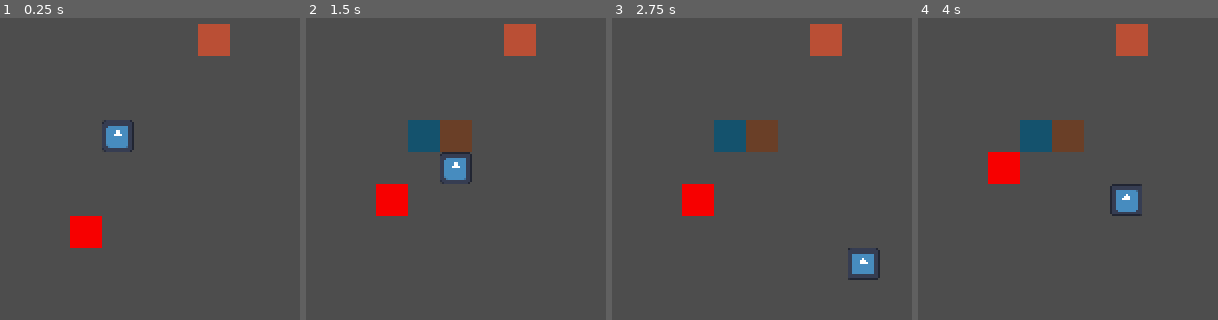
Above: before the commit, frames 1-4 (left to right).
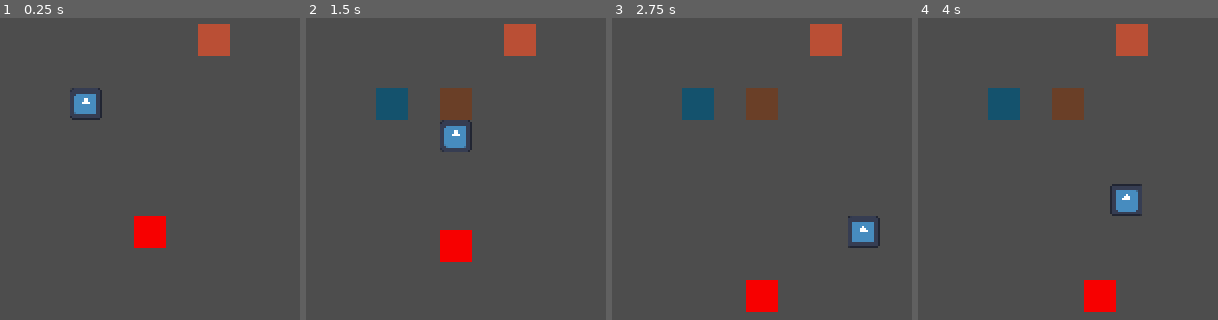
Above: after the commit, the same moments.

Repository: 0ctodice/Brackeys-Game-Jam-2025.2
Game: Godot game, scene res://Scenes/world.tscn
Same seed, same stepped clock (60 frames per second), same inputs: the game is played once before the commit and once after it. The engine's default icon, where the game draws it, is replaced by a stand-in: a white triangle on a blue panel in a dark square.
Inputs:
- Up to frame 1 (0.25 s): no input
- Up to frame 2 (1.5 s): tap Enter (ui_accept) at 0.5, 0.77, 1.25 s; hold Right (ui_right) 0.53-1.28 s; hold Down (ui_down) from 1.28 s (still down)
- Up to frame 3 (2.75 s): tap Enter (ui_accept) at 1.52 s; release Down (ui_down) at 2.03 s; hold Right (ui_right) from 2.03 s (still down)
- Up to frame 4 (4 s): release Right (ui_right) at 2.78 s; hold Up (ui_up) 2.78-3.53 s; tap Enter (ui_accept) at 3.02, 3.77 s; hold Left (ui_left) from 3.53 s (still down)

The runs differ from the first frame. In frame 1, 3.5% of the frame differs, in the area x 23-56%, y 23-77%; in frame 2, 7.4%; in frame 3, 8.0%, in the area x 23-90%, y 23-98%; in frame 4, 6.8%.

Commit message:
children fully functionnal, some bug fix to do

Diff:
--- a/Scenes/gift.tscn
+++ b/Scenes/gift.tscn
@@ -5,13 +5,12 @@
 [sub_resource type="CanvasTexture" id="CanvasTexture_wnhmm"]
 
 [sub_resource type="RectangleShape2D" id="RectangleShape2D_hn5kd"]
-size = Vector2(16, 16)
+size = Vector2(14, 14)
 
-[node name="Gift" type="RigidBody2D"]
+[node name="Gift" type="Area2D"]
 z_index = -1
 collision_layer = 4
-collision_mask = 0
-gravity_scale = 0.0
+collision_mask = 16
 script = ExtResource("1_1b1os")
 
 [node name="Sprite2D" type="Sprite2D" parent="."]
@@ -20,3 +19,5 @@
 
 [node name="CollisionShape2D" type="CollisionShape2D" parent="."]
 shape = SubResource("RectangleShape2D_hn5kd")
+
+[connection signal="body_entered" from="." to="." method="_on_body_entered"]
--- a/Scenes/naughty_child.tscn
+++ b/Scenes/naughty_child.tscn
@@ -5,7 +5,7 @@
 [sub_resource type="CanvasTexture" id="CanvasTexture_lrpdm"]
 
 [sub_resource type="RectangleShape2D" id="RectangleShape2D_lrpdm"]
-size = Vector2(16, 16)
+size = Vector2(14, 14)
 
 [node name="NaughtyChild" type="RigidBody2D"]
 modulate = Color(0.968587, 5.67943e-06, 7.70092e-07, 1)
@@ -22,7 +22,9 @@
 shape = SubResource("RectangleShape2D_lrpdm")
 
 [node name="SantaCollider" type="RayCast2D" parent="."]
-target_position = Vector2(0, 80)
+target_position = Vector2(0, -80)
+collision_mask = 5
+collide_with_areas = true
 
 [node name="RayUp" type="RayCast2D" parent="."]
 target_position = Vector2(0, -16)
--- a/Scenes/player.tscn
+++ b/Scenes/player.tscn
@@ -47,5 +47,5 @@
 [node name="CollisionShape2D" type="CollisionShape2D" parent="GiftCollider"]
 shape = SubResource("RectangleShape2D_6t5aa")
 
-[connection signal="body_entered" from="GiftCollider" to="." method="_on_gift_collider_body_entered"]
-[connection signal="body_exited" from="GiftCollider" to="." method="_on_gift_collider_body_exited"]
+[connection signal="area_entered" from="GiftCollider" to="." method="_on_gift_collider_area_entered"]
+[connection signal="area_exited" from="GiftCollider" to="." method="_on_gift_collider_area_exited"]
--- a/Scenes/world.tscn
+++ b/Scenes/world.tscn
@@ -10,7 +10,7 @@
 [node name="World" type="Node2D"]
 
 [node name="Player" parent="." instance=ExtResource("1_a02cp")]
-position = Vector2(120, 88)
+position = Vector2(104, 72)
 
 [node name="StaticBody2D" type="StaticBody2D" parent="."]
 position = Vector2(192, 88)
--- a/Scripts/gift.gd
+++ b/Scripts/gift.gd
@@ -1,10 +1,8 @@
-extends RigidBody2D
+extends Area2D
 
 func _ready():
 	var rng = RandomNumberGenerator.new()
 	$Sprite2D.modulate = Color(rng.randf_range(0,1),rng.randf_range(0,1),rng.randf_range(0,1))
 
-
-# Called every frame. 'delta' is the elapsed time since the previous frame.
-func _process(delta):
-	pass
+func _on_body_entered(body):
+	queue_free()
--- a/Scripts/naughty_child.gd
+++ b/Scripts/naughty_child.gd
@@ -1,32 +1,87 @@
 extends RigidBody2D
+
+enum {SEARCHING, CHASING, ROAMING, OPENING_GIFT, FINISHED_OPENING_GIFT}
 
 const TILE_SIZE : Vector2 = Vector2(16,16)
 var sprite_tween : Tween
+var state = SEARCHING
 var can_move : bool = true
 var rng = RandomNumberGenerator.new()
 var possible_move = Array()
+var santa_last_position = null
+var santa_detected = false
+var is_it_gift = false
+
 func _physics_process(delta:float) -> void:
+	if !santa_detected and $SantaCollider.is_colliding() :
+		santa_detected = true
+		santa_last_position = $SantaCollider.get_collider().global_position
+		state = CHASING
+		is_it_gift = $SantaCollider.get_collision_mask_value(3)
+
 	if (!sprite_tween or !sprite_tween.is_running()) and can_move :
+		match (state) :
+			SEARCHING :
+				$Timer.start(rng.randf_range(0.185, 3.0))
+				var target = _get_random_direction()
+				_look_towards_position(target)
+				_move(target)
+			CHASING :
+				$Timer.start(.5)
+				var target = _get_santa_direction()
+				_look_towards_position(target)
+				_move(target)
+			ROAMING :
+				$Timer.start(.75)
+				if possible_move.size() != 0 :
+					_move(Vector2.ZERO)
+					_look_towards_position(possible_move.pop_at(rng.randi_range(0, possible_move.size() - 1)))
+				else :
+					state = SEARCHING
+			OPENING_GIFT :
+				$Timer.start(3)
+				_look_towards_position(Vector2.ZERO)
+				_move(Vector2.ZERO)
+				state = ROAMING
+
+func _look_towards_position(dir: Vector2) -> void :
+	$SantaCollider.target_position = dir * 80
+func _get_santa_direction() -> Vector2 :
+	santa_detected = false
+	var dir = Vector2.ZERO
+	if global_position.distance_to(santa_last_position) != 0 :
+		var brut_direction = global_position.direction_to(santa_last_position)
+		if brut_direction.y < 0 :
+			dir = Vector2(0,-1)
+		elif brut_direction.y > 0 :
+			dir = Vector2(0,1)
+		elif brut_direction.x < 0 :
+			dir = Vector2(-1,0)
+		elif brut_direction.x > 0 :
+			dir = Vector2(1,0)
+	else :
+		state = OPENING_GIFT if is_it_gift else ROAMING
 		possible_move.clear()
-		if !$RayUp.is_colliding() :
-			possible_move.append(Vector2(0,-1))
-		if !$RayDown.is_colliding() :
-			possible_move.append(Vector2(0,1))
-		if !$RayLeft.is_colliding() :
-			possible_move.append(Vector2(-1,0))
-		if !$RayRight.is_colliding() :
-			possible_move.append(Vector2(1,0))
+		possible_move.append_array([Vector2.UP, Vector2.RIGHT, Vector2.DOWN, Vector2.LEFT])
 
-		_move(possible_move[rng.randi_range(0, possible_move.size() - 1)])
-
+	return dir
+func _get_random_direction() -> Vector2 :
+	possible_move.clear()
+	if !$RayUp.is_colliding() :
+		possible_move.append(Vector2(0,-1))
+	if !$RayDown.is_colliding() :
+		possible_move.append(Vector2(0,1))
+	if !$RayLeft.is_colliding() :
+		possible_move.append(Vector2(-1,0))
+	if !$RayRight.is_colliding() :
+		possible_move.append(Vector2(1,0))
+	return possible_move[rng.randi_range(0, possible_move.size() - 1)]
 func _move(dir: Vector2) -> void:
 	can_move = false
-	$Timer.start(rng.randf_range(0.185, 3.0))
 	global_position += dir * TILE_SIZE
 	$Sprite2D.global_position -= dir * TILE_SIZE
 	if sprite_tween : sprite_tween.kill()
 	sprite_tween = create_tween()
 	sprite_tween.set_process_mode(Tween.TWEEN_PROCESS_PHYSICS)
 	sprite_tween.tween_property($Sprite2D, "global_position", global_position, 0.185).set_trans(Tween.TRANS_SINE)
-
 func _on_timer_timeout(): can_move = true
--- a/Scripts/player.gd
+++ b/Scripts/player.gd
@@ -7,6 +7,7 @@
 var has_cookie : bool = false
 
 func _physics_process(delta:float) -> void:
+	print(can_drop_gift)
 	if !sprite_tween or !sprite_tween.is_running() :
 		if Input.is_action_pressed("ui_up") and !$RayUp.is_colliding() :
 			_move(Vector2(0,-1))
@@ -35,5 +36,5 @@
 
 func cookie_setter(state: bool) -> void: has_cookie = state
 func cookie_getter() -> bool: return has_cookie
-func _on_gift_collider_body_entered(body) -> void: can_drop_gift = false
-func _on_gift_collider_body_exited(body) -> void: can_drop_gift = true
+func _on_gift_collider_area_entered(area) -> void: can_drop_gift = false
+func _on_gift_collider_area_exited(area) -> void: can_drop_gift = true
Not shown, changed: ideas.txt
